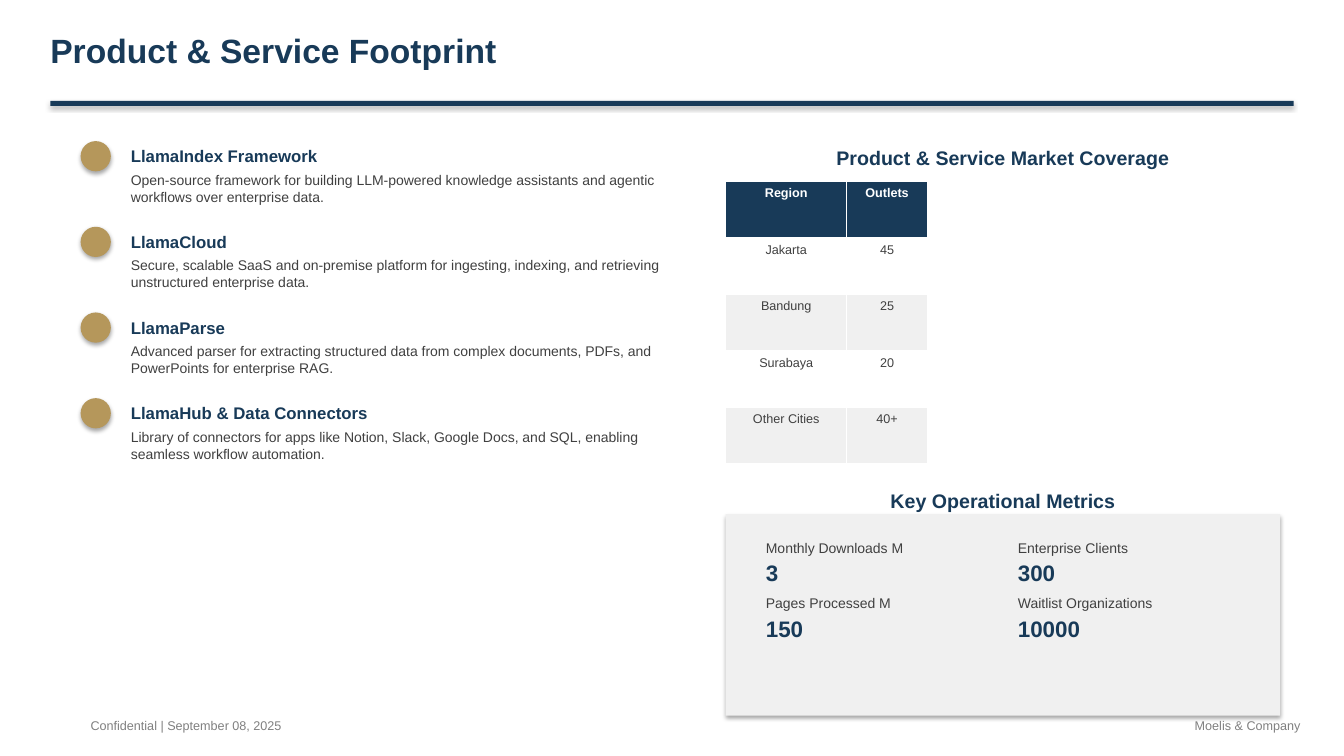
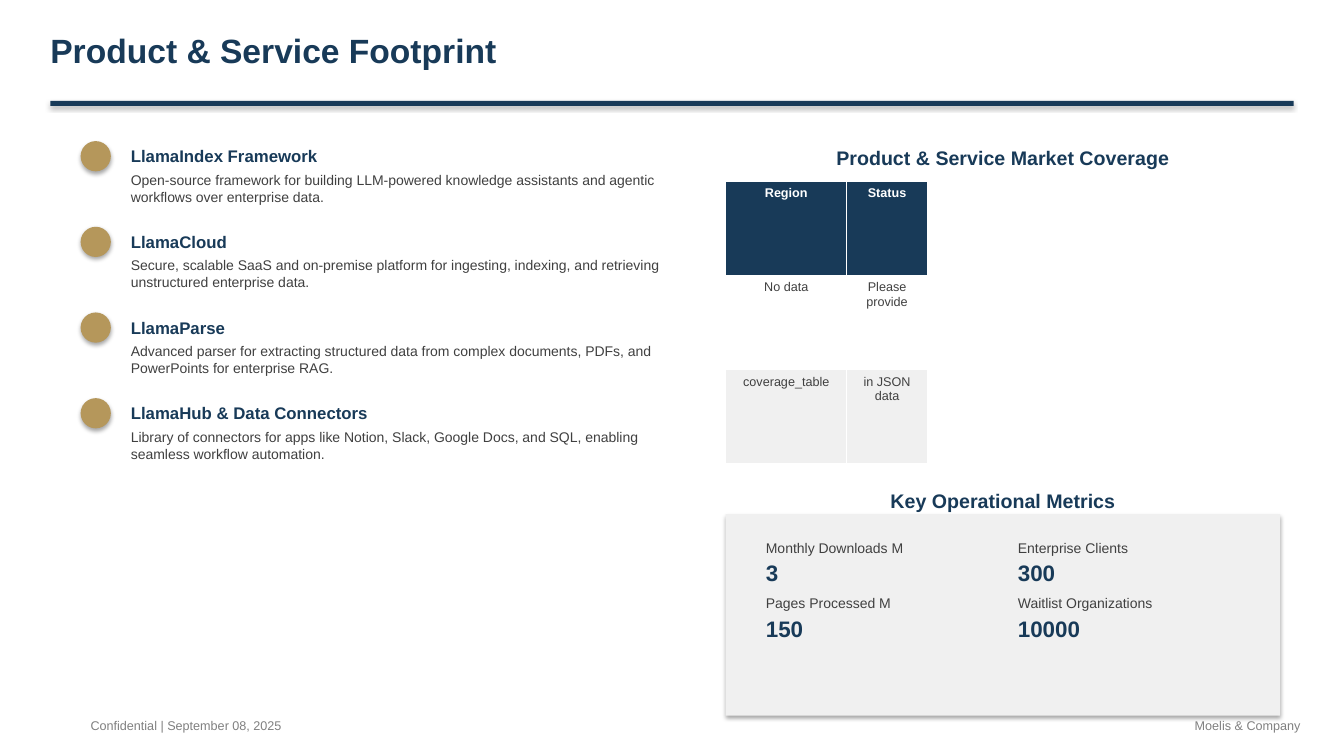
Before and after one commit to alinvb/slide_generator, a slide deck: slide 3 of ai_generated_deck.pptx. Drawn at 1344x756 pixels with LibreOffice and Linux fonts; fonts in the diff are those of the drawing. Boxes give left, top, right and bottom in pixels: in the first picture for what was removed or moved away, otherwise in the second. Text is boxed around its words. In the diff, an @@ line names an element or a change of style, - is before the commit and + after.

```diff
--- a/ai_generated_deck.pptx
+++ b/ai_generated_deck.pptx
@@ table at box(726, 181, 928, 464) @@
-row 1: Region | Outlets
-row 2: Jakarta | 45
-row 3: Bandung | 25
-row 4: Surabaya | 20
-row 5: Other Cities | 40+
+row 1: Region | Status
+row 2: No data | Please provide
+row 3: coverage_table | in JSON data
```
Also in this commit, not shown: 8 other files.
